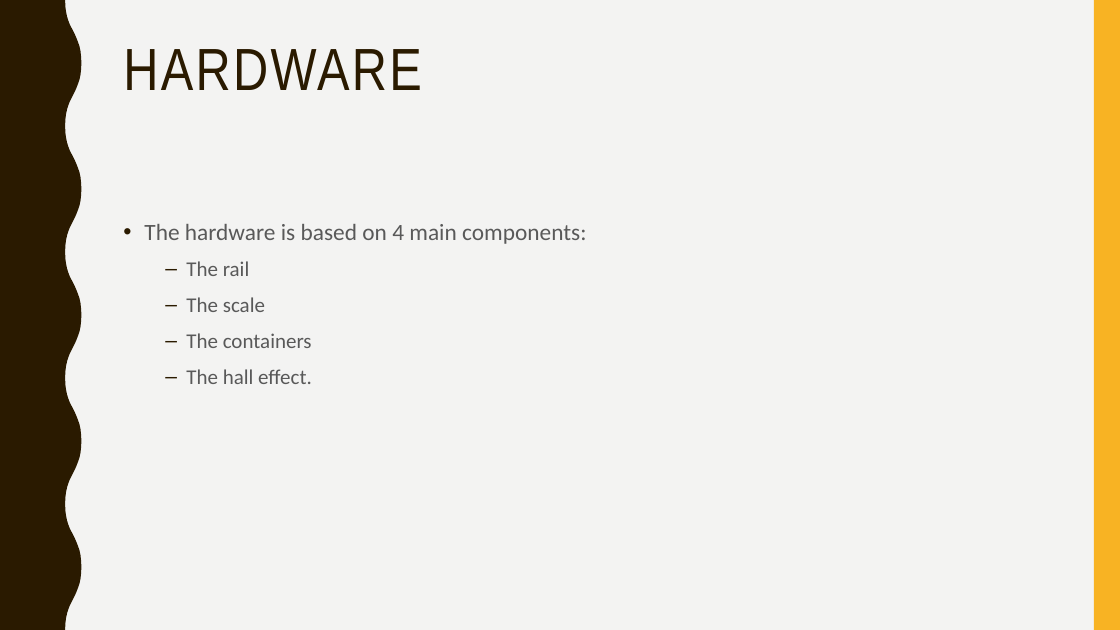
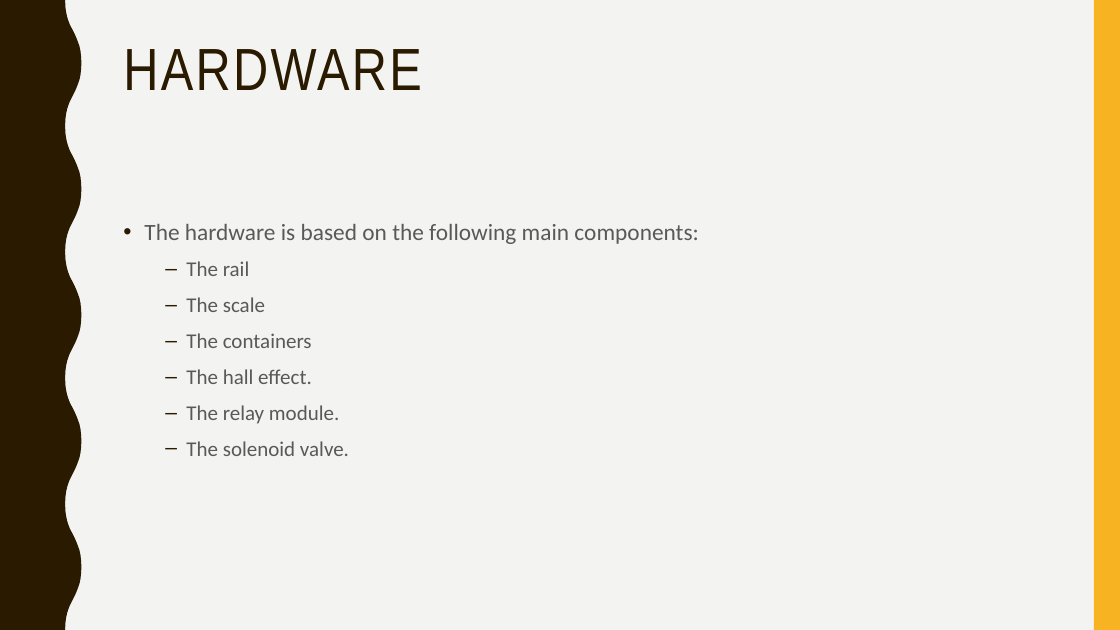
Before and after one commit to MetalYos/ArduinoProject, a slide deck: slide 3 of Project.pptx. Drawn at 1120x630 pixels with LibreOffice and Linux fonts; fonts in the diff are those of the drawing. Boxes give left, top, right and bottom in pixels: in the first picture for what was removed or moved away, otherwise in the second. Text is boxed around its words. In the diff, an @@ line names an element or a change of style, - is before the commit and + after.

```diff
--- a/Project.pptx
+++ b/Project.pptx
@@ text at box(144, 224, 698, 244): text changed @@
-• The hardware is based on 4 main components:
+• The hardware is based on the following main components:
@@ text at box(186, 405, 349, 456): paragraphs added @@
+  – The relay module.
+  – The solenoid valve.
```
Also in this commit, not shown: 3 other slides changed, 6 slides added, 3 slides removed, 1 other file.
